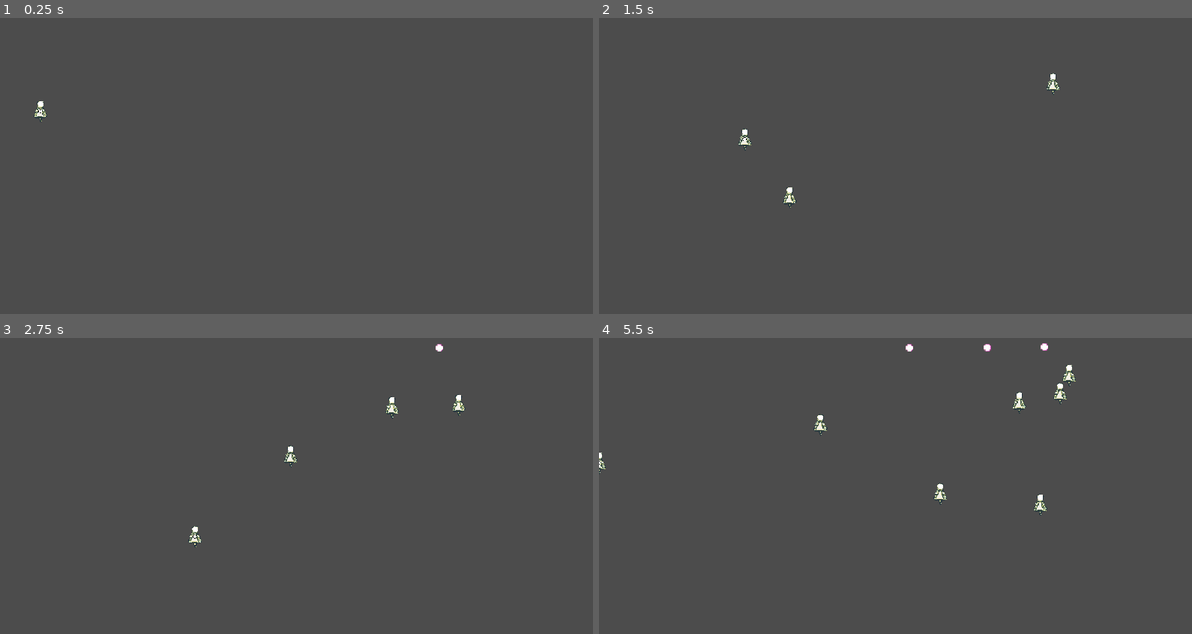
Above: before the commit, frames 1-4 (two rows, left to right).
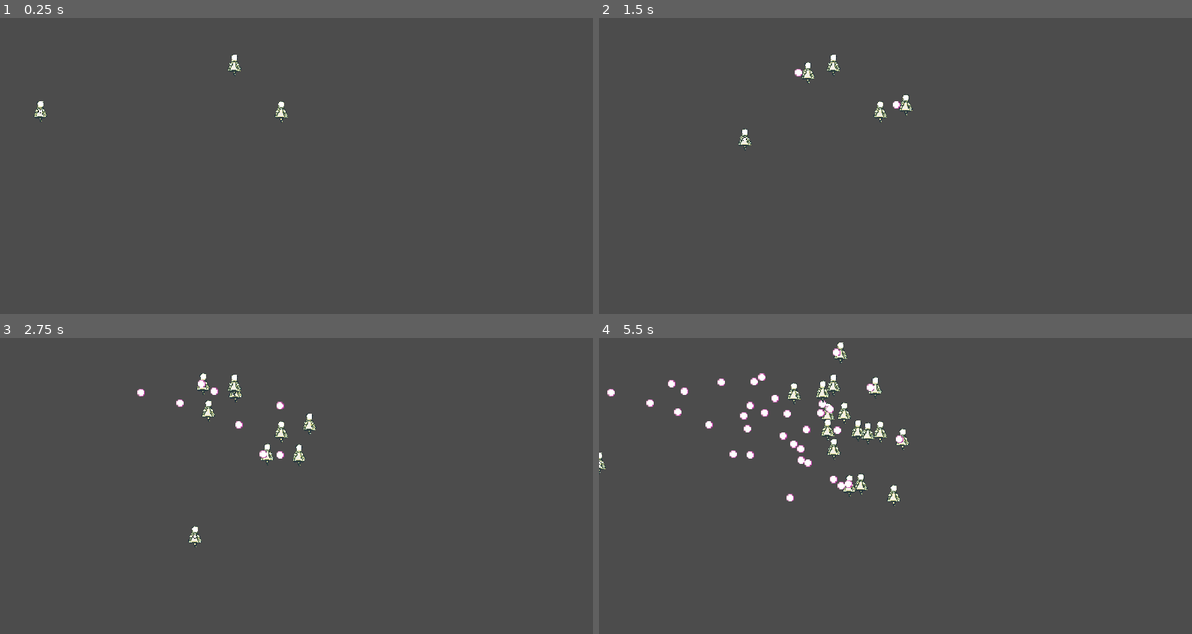
Above: after the commit, the same moments.

Repository: smbanasik/Cardtractor
Game: Godot game, scene res://assets/BulletHell/Scenes/Main.tscn
Same seed, same stepped clock (60 frames per second), same inputs: the game is played once before the commit and once after it.
Inputs (mouse positions are in pixels of both pictures, inside the frame that each line leads up to):
- Up to frame 1 (0.25 s): no input
- Up to frame 2 (1.5 s): tap Enter at 0.5 s; move the mouse to (1031, 168) at 0.52 s; press the mouse at (1031, 168) at 0.53 s; hold D (move_right) 0.53-1.28 s; move the mouse to (776, 204) at 1.27 s; release the mouse at (776, 204) at 1.28 s; hold S (move_down) from 1.28 s (still down); click (776, 204) at 1.35 s
- Up to frame 3 (2.75 s): move the mouse to (361, 432) at 2.02 s; release S (move_down) at 2.03 s; hold D (move_right) from 2.03 s (still down); hold Shift (move_fast) from 2.03 s (still down); click (361, 432) at 2.3 s
- Up to frame 4 (5.5 s): move the mouse to (871, 574) at 2.77 s; release D (move_right) at 2.78 s; release Shift (move_fast) at 2.78 s; hold W (move_up) 2.78-3.53 s; tap Z (shoot_projectile) at 2.85 s; click (871, 574) at 3.05 s; move the mouse to (1079, 557) at 3.52 s; press the mouse at (1079, 557) at 3.53 s; hold A (move_left) 3.53-5.03 s; move the mouse to (717, 456) at 4.27 s; release the mouse at (717, 456) at 4.28 s; click (717, 456) at 4.35 s; move the mouse to (931, 506) at 5.02 s; hold S (move_down) from 5.03 s (still down); hold Shift (move_fast) from 5.03 s (still down); click (931, 506) at 5.3 s

The runs differ from the first frame. In frame 1, 0.1% of the frame differs, in the area x 38-49%, y 12-36%; in frame 2, 0.5%; in frame 3, 1.0%; in frame 4, 2.5%, in the area x 1-81%, y 1-60%.

Commit message:
Enemy AI & Spawning
Enemies can wait in addition to moving, enemy spawning system has been set up.

Diff:
--- a/assets/BulletHell/Scenes/Main.gd
+++ b/assets/BulletHell/Scenes/Main.gd
@@ -30,6 +30,9 @@
 # Work on card format
 # Create a main menu
 
+# TODO: Might be better to rip out the timer from angel and replace it with ticks
+# for the purposes of firing, waiting, and so on. We'll see.
+
 # PROCESS FOR LETTING ENEMIES USE MULTIPLE MOVES:
 # rather than having a signal per enemy, have a signal per projectile (since signals are just strings)
 # And handle which move to use inside of enemy ai.
@@ -40,10 +43,14 @@
 export(PackedScene) var projectileSine
 export(PackedScene) var enemyAngel
 
+var playerScore = 0
+
+signal waveClear
+signal startLevel(difficulty, level)
 
 # Called when the node enters the scene tree for the first time.
 func _ready():
-	pass # Replace with function body.
+	emit_signal("startLevel", 0, 1)
 
 
 # Called every frame. 'delta' is the elapsed time since the previous frame.
@@ -51,15 +58,17 @@
 
 func _unhandled_input(event):
 	if event.is_action_pressed("left_click"):
-		var angel = enemyAngel.instance()
-		angel.init_angel(get_viewport().get_mouse_position())
-		angel.init_angelTargetArray([Vector2(1000, 20), Vector2(900, 600), Vector2(1100, 200), Vector2(10, 80)])
-		# Connect main to angel's signals
-		angel.connect("angelFiring", self, "_on_Angel_angelFiring")
-		angel.connect("angelHit", self, "_on_Angel_angelHit")
-		add_child(angel)
+		emit_signal("startLevel", 0, 1)
+#		var angel = enemyAngel.instance()
+#		angel.init_angel(get_viewport().get_mouse_position())
+#		angel.init_angelTargetArray([Vector2(1000, 20), Vector2(900, 600), Vector2(1100, 200), Vector2(10, 80)])
+#		# Connect main to angel's signals
+#		angel.connect("angelFiring", self, "_on_Angel_angelFiring")
+#		angel.connect("angelHit", self, "_on_Angel_angelHit")
+#		add_child(angel)
 
 func _on_Angel_angelHit():
+	playerScore += 10
 	print("+1 kills!")
 
 func _on_Angel_angelFiring(projTeam, projectilePosition, projectileRadians, projectileSpeed, projectileDamage):
@@ -77,3 +86,18 @@
 	projSine.init_proj(projectilePosition, projectileRadians, projectileSpeed, projectileDamage, 0.2, 1)
 	projSine.add_to_group(projTeam)
 	add_child(projSine)
+
+
+func _on_EnemyManager_spawnEnemy(enemyType, enemyData, enemyMovement):
+	var createdEnemy
+
+	match [enemyType]:
+		["angel"]:
+			createdEnemy = enemyAngel.instance()
+			createdEnemy.init_angel(enemyData[0], enemyData[1], enemyData[2], enemyData[3])
+			createdEnemy.init_angelTargetArray(enemyMovement[0], enemyMovement[1])
+			# Connect main to angel's signals
+			createdEnemy.connect("angelFiring", self, "_on_Angel_angelFiring")
+			createdEnemy.connect("angelHit", self, "_on_Angel_angelHit")
+			add_child(createdEnemy)
+			pass
--- a/assets/BulletHell/Scenes/Main.tscn
+++ b/assets/BulletHell/Scenes/Main.tscn
@@ -6,8 +6,9 @@
 [ext_resource path="res://assets/BulletHell/temp_assets/Angel.tscn" type="PackedScene" id=4]
 [ext_resource path="res://assets/BulletHell/ScriptsScenes/ProjectileTypes/ProjectileSine.tscn" type="PackedScene" id=5]
 [ext_resource path="res://assets/BulletHell/Scenes/Main.gd" type="Script" id=6]
+[ext_resource path="res://assets/BulletHell/ScriptsScenes/EnemyManager.tscn" type="PackedScene" id=7]
 
-[node name="Node2D" type="Node2D"]
+[node name="BulletHell" type="Node2D"]
 script = ExtResource( 6 )
 __meta__ = {
 "_edit_lock_": true
@@ -20,4 +21,9 @@
 [node name="Player" parent="." instance=ExtResource( 1 )]
 position = Vector2( 86, 199 )
 
+[node name="EnemyManager" parent="." instance=ExtResource( 7 )]
+
+[connection signal="startLevel" from="." to="EnemyManager" method="_on_Node2D_startLevel"]
+[connection signal="waveClear" from="." to="EnemyManager" method="_on_BulletHell_waveClear"]
 [connection signal="playerFiring" from="Player" to="." method="_on_Player_playerFiring"]
+[connection signal="spawnEnemy" from="EnemyManager" to="." method="_on_EnemyManager_spawnEnemy"]
--- /dev/null
+++ b/assets/BulletHell/ScriptsScenes/EnemyManager.gd
@@ -0,0 +1,71 @@
+extends Node2D
+
+
+# Declare member variables here. Examples:
+# var a = 2
+# var b = "text"
+var wave = 1
+# Expressed as a percentage
+var waveSpawnProgress = 0
+var level = 1
+var difficulty = 0
+
+var levelStartTime
+var levelCurrentTime
+
+# Send an string enemy type, an array of enemy values, and a 2d array of positions & wait times
+signal spawnEnemy(enemyType, enemyData, enemyMovement)
+# Called when the node enters the scene tree for the first time.
+#func _ready():
+
+
+
+
+# Called every frame. 'delta' is the elapsed time since the previous frame.
+func _process(delta):
+
+	if levelStartTime > 0:
+		levelCurrentTime = Time.get_ticks_msec()
+
+		# TODO: Optimize this further, take into account if it's time to spawn the next creature or not
+		# If we haven't spawned the whole wave, go through it.
+		if waveSpawnProgress < 100:
+			levelDecider()
+
+# Starting a level
+func _on_Node2D_startLevel(signalDifficulty, signalLevel):
+	difficulty = signalDifficulty
+	levelStartTime = Time.get_ticks_msec()
+	level = signalLevel
+	wave = 1
+	waveSpawnProgress = 0
+
+# We've cleared a wave
+func _on_BulletHell_waveClear():
+	wave += 1
+	waveSpawnProgress = 0
+
+# Decides which level function to use
+func levelDecider():
+	match [level]:
+		[1]:
+			levelOne()
+		[2]:
+			pass
+		[3]:
+			pass
+		[4]:
+			pass
+
+func levelOne():
+	var angelData = [Vector2(500, 100), 1, 100, false]
+
+	# Spawn in two enemies that don't use AI at the right of the screen
+	emit_signal("spawnEnemy", "angel", angelData, [[], []])
+	angelData[0] = Vector2(600, 200)
+	emit_signal("spawnEnemy", "angel", angelData, [[], []])
+
+	# IMPORTANT
+	waveSpawnProgress = 100
+
+	pass
--- /dev/null
+++ b/assets/BulletHell/ScriptsScenes/EnemyManager.tscn
@@ -0,0 +1,6 @@
+[gd_scene load_steps=2 format=2]
+
+[ext_resource path="res://assets/BulletHell/ScriptsScenes/EnemyManager.gd" type="Script" id=1]
+
+[node name="EnemyManager" type="Node2D"]
+script = ExtResource( 1 )
--- a/assets/BulletHell/ScriptsScenes/ProjectileTypes/ProjectileSine.gd
+++ b/assets/BulletHell/ScriptsScenes/ProjectileTypes/ProjectileSine.gd
@@ -28,7 +28,7 @@
 func _process(delta):
 	var velocity = Vector2.RIGHT.rotated(amp * cos(tick) + direction) * startingVelocity
 	position += velocity * delta
-	tick += density
+	tick += delta * density * 50
 
 # Called from VisibilityNotifier2D
 func _on_VisibilityNotifier2D_screen_exited():
--- a/assets/BulletHell/temp_assets/Angel.gd
+++ b/assets/BulletHell/temp_assets/Angel.gd
@@ -6,16 +6,22 @@
 # var b = "text"
 var screen_size
 export var angelSpeed = 200
+# Max distance an angel can randomly move
 export var angelMaxDistance = 60
+# This system will likely be replaced by emitters
 export var projectileSpeed = 100
 export var projectileDamage = 1
 var projectileRadians = PI
-var angelTargetPoint = Vector2()
-var targetArray
-var useTargetArray = false
 var hasAngelFired = true
 #var coolDownSpeed = 0.1
 #var coolDowntime = coolDownSpeed
+# Time in seconds
+var thinkTimeVal = 2
+# Ai related things
+var angelTargetPoint = Vector2()
+var targetArray = []
+var waitArray = []
+var useTargetArray = false
 
 signal angelHit
 signal angelFiring(projTeam, projectilePosition, projectileRadians, projectileSpeed, projectileDamage)
@@ -24,16 +30,14 @@
 func _ready():
 	screen_size = get_viewport_rect().size
 #	monitoring = true
-	$ThinkTime.start()
-	useTargetArray = true
+	if useTargetArray == false:
+		$ThinkTime.start()
 
 
 # Called every frame. 'delta' is the elapsed time since the previous frame.
 func _process(delta):
 	var velocity = Vector2.ZERO
 
-	if useTargetArray == true:
-		angelTargetPoint = targetArray.front()
 	# TODO: Change to interpolation method and see if can change
 	# method of firing???
 	# Interpolation makes angels more natural, kind of like animals,
@@ -46,11 +50,11 @@
 	if position.distance_to(angelTargetPoint) > 2:
 		velocity = position.direction_to(angelTargetPoint) * angelSpeed
 	else:
-		if targetArray.size() != 0:
-			targetArray.pop_front()
-			if targetArray.size() == 0:
-				useTargetArray = false
+		# We've hit to our point, if we're using a target array, we should start our timer.
+		if useTargetArray == true:
+			$ThinkTime.start()
 
+		# If we haven't fired, go ahead and do so
 		if hasAngelFired == false:
 			hasAngelFired = true
 			emit_signal("angelFiring", "enemy", position, projectileRadians, projectileSpeed, projectileDamage)
@@ -59,46 +63,81 @@
 
 	# Prevent angel from moving off screen by ensuring the value remains
 	# between the min (0), and max (screen size)
-	position.x = clamp(position.x, 0, screen_size.x)
-	position.y = clamp(position.y, 0, screen_size.y)
-
-
-# TODO: Add more start variables for angels.
+	if useTargetArray == false:
+		position.x = clamp(position.x, 0, screen_size.x)
+		position.y = clamp(position.y, 0, screen_size.y)
 
 # Initialize angel things
-func init_angel(startPos):
+func init_angel(startPos, angelThinkTimeVal, angelMaxMoveDistance, angelUseTargetArray):
 	position = startPos
 	angelTargetPoint = startPos
-	#useTargetArray = angelUseTargetArray
+	$ThinkTime.wait_time = angelThinkTimeVal
+	thinkTimeVal = angelThinkTimeVal
+	angelMaxDistance = angelMaxMoveDistance
+	useTargetArray = angelUseTargetArray
 
 #Initialize a path for the angel to follow.
-func init_angelTargetArray(angelTargetArray):
+func init_angelTargetArray(angelTargetArray, angelWaitArray):
 	targetArray = angelTargetArray
+	waitArray = angelWaitArray
+	# Set our initial values
+	if targetArray.size() > 0 and waitArray.size() > 0:
+		angelTargetPoint = targetArray.front()
+		$ThinkTime.wait_time = waitArray.front()
+		$ThinkTime.stop()
 
 # AI stuff
 func _on_ThinkTime_timeout():
-	var rng = RandomNumberGenerator.new()
-	rng.randomize()
 
-	# Angel picks a direction
-	var angelRadians = rng.randf_range(0, 2*PI)
-	# Angel picks a distance
-	rng.randomize()
-	var angelDistance = rng.randf_range(25, angelMaxDistance)
+	# The assumption is that we've moved to where we wanted to go and have waited the amount of time
+	# and we are ready to move to the next point
+	if useTargetArray == true:
+		# Make sure we still have values left to parse
+		if targetArray.size > 0:
 
-	# Angel moves a normalized vector * distance in the direction
-	var angelVector = Vector2.RIGHT.rotated(angelRadians) * angelDistance
+			# Based on our assumption, we need to move to the next area,
+			# so pop our current one out and get the next one
+			targetArray.pop_front()
+			angelTargetPoint = targetArray.front()
+			# Same thing for waiting
+			waitArray.pop_front()
+			$ThinkTime.wait_time = waitArray.front()
+			$ThinkTime.stop()
 
-	# Current position + vector = thinkPoint, clamped from 0 : screensize
-	angelTargetPoint = position + angelVector
-	#print(position)
-	#print(angelTargetPoint)
-	angelTargetPoint.x = clamp(angelTargetPoint.x, 0, screen_size.x)
-	angelTargetPoint.y = clamp(angelTargetPoint.y, 0, screen_size.y)
+		# If we don't reset the timer to thinkTimeVal
+		else:
+			useTargetArray = false
+			$ThinkTime.wait_time = thinkTimeVal
+			$ThinkTime.start()
+
+	# If we're not using the array, random number generate
+	else:
+		$ThinkTime.wait_time = thinkTimeVal
+		var rng = RandomNumberGenerator.new()
+		rng.randomize()
+
+		# Angel picks a direction
+		var angelRadians = rng.randf_range(0, 2*PI)
+		# Angel picks a distance
+		rng.randomize()
+		var angelDistance = rng.randf_range(25, angelMaxDistance)
+
+		# Angel moves a normalized vector * distance in the direction
+		var angelVector = Vector2.RIGHT.rotated(angelRadians) * angelDistance
+
+		# Current position + vector = thinkPoint, clamped from 0 : screensize
+		angelTargetPoint = position + angelVector
+		#print(position)
+		#print(angelTargetPoint)
+		angelTargetPoint.x = clamp(angelTargetPoint.x, 0, screen_size.x)
+		angelTargetPoint.y = clamp(angelTargetPoint.y, 0, screen_size.y)
+
+	# Regardless of what we do, reset our firing.
 	hasAngelFired = false
 	pass
 
 func _on_Angel_area_entered(area):
+	# If it's a player projectile
 	if area.is_in_group("player"):
 		hide()
 		$HitBox.set_deferred("disabled", true)
@@ -106,4 +145,5 @@
 		# For now though, we'll just remove it.
 		emit_signal("angelHit")
 		queue_free()
+		# Delete projectile that hit us
 		area.queue_free()
--- a/assets/BulletHell/temp_assets/Angel.tscn
+++ b/assets/BulletHell/temp_assets/Angel.tscn
@@ -2,7 +2,6 @@
 
 [ext_resource path="res://assets/BulletHell/temp_assets/GenericEnemy.tscn" type="PackedScene" id=1]
 [ext_resource path="res://assets/BulletHell/temp_assets/Angel.gd" type="Script" id=2]
-
 
 [node name="Angel" instance=ExtResource( 1 )]
 script = ExtResource( 2 )
Not shown: 1 places in assets/BulletHell/Scenes/Main.tscn that only renumber resources
